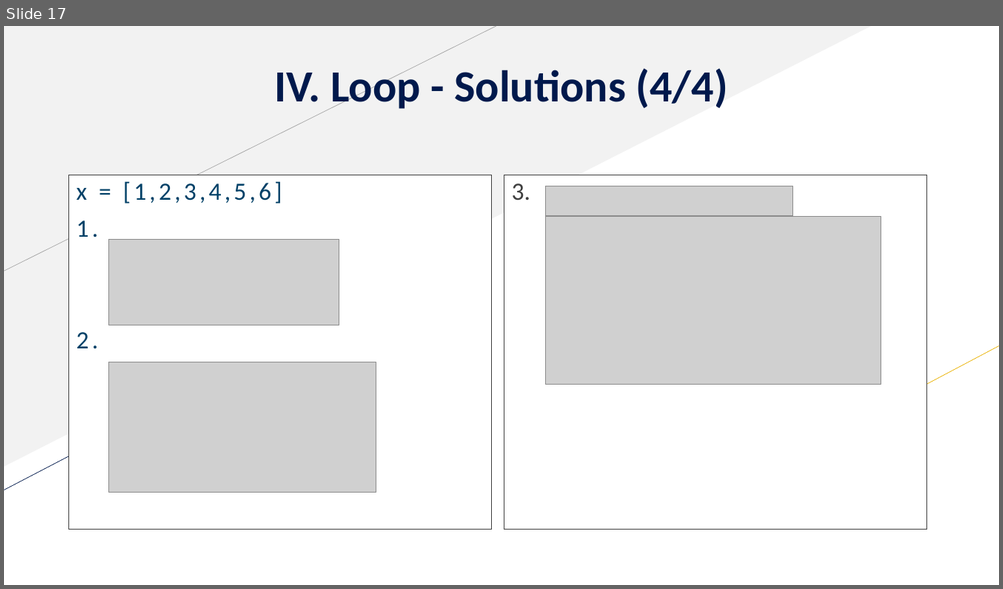
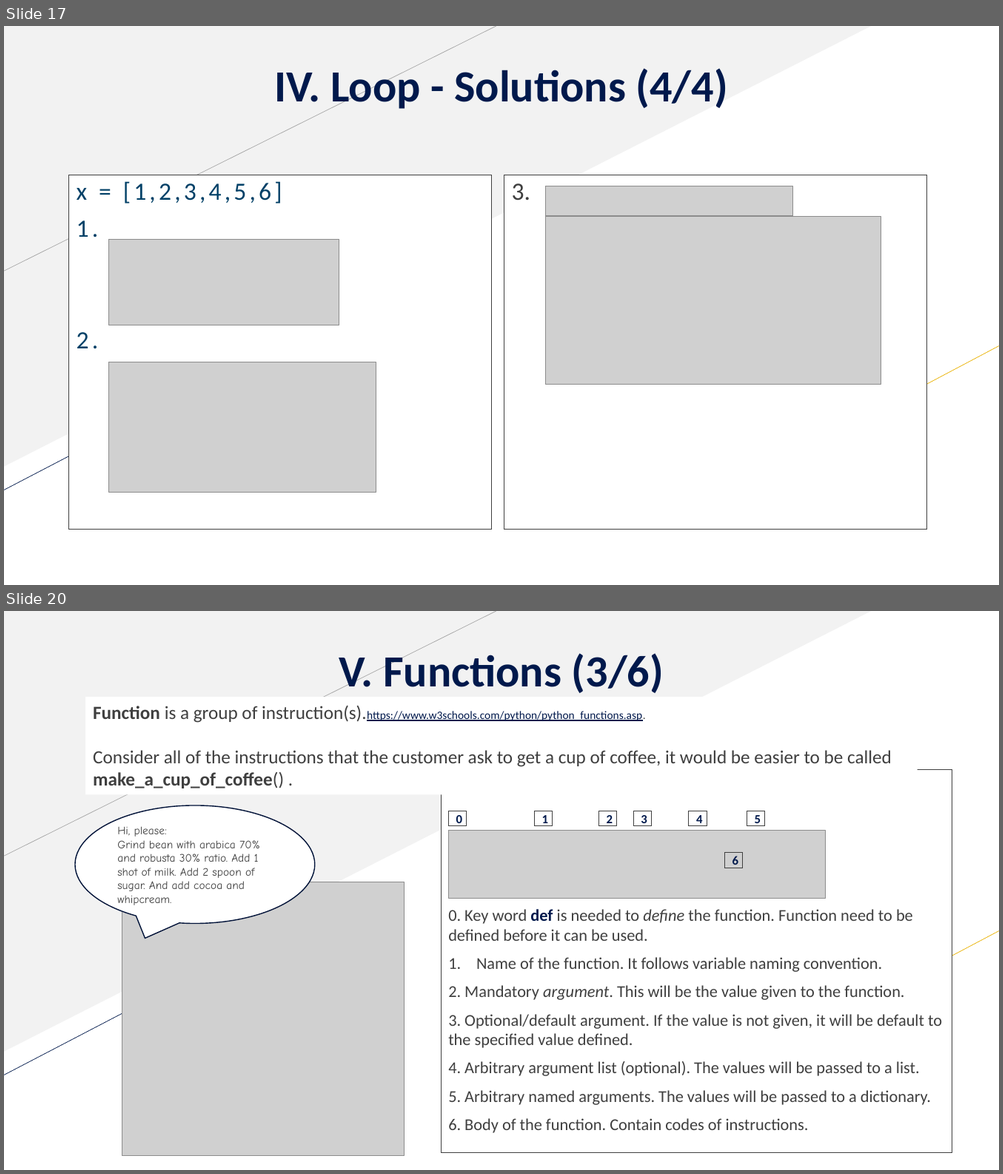
Before and after one commit to sgpy/foconnect, a slide deck: handouts/Python.pptx. Shown one above the other, each under a label of ours: slide 17 before the commit, slides 17 and 20 after it; the slides between them are not shown. The pictures are 1003x589 and 1003x1174 pixels, drawn with LibreOffice and Linux fonts; fonts in the diff are those of the drawing; grey boxes stand for pictures. Boxes give left, top, right and bottom in pixels: in the first picture for what was removed or moved away, otherwise in the second. Text is boxed around its words. In the diff, an @@ line names an element or a change of style, - is before the commit and + after.

Commit message:
Updated function modules

```diff
--- a/handouts/Python.pptx
+++ b/handouts/Python.pptx
@@ slide 20 added at [4, 611, 999, 1170], background #FFFFFF; not listed: 4 template elements that a slide beside it also shows @@
@@ text added at [339, 649, 663, 693], 43 pt, text #00194C, bold @@
+V. Functions (3/6)
@@ rectangle added at [85, 697, 917, 795], fill #FFFFFF, 18 pt, text #3F3F3F @@
+Function is a group of instruction(s).https://www.w3schools.com/python/python_functions.asp.
+Consider all of the instructions that the customer ask to get a cup of coffee, it would be easier to be called
+make_a_cup_of_coffee() .
@@ rectangle added at [441, 770, 952, 1153], fill #FFFFFF, outline #3F3F3F 0.75 pt, 16 pt, text #3F3F3F @@
+Structure of a function.
+0. Key word def is needed to define the function. Function need to be defined before it can be used.
+1. Name of the function. It follows variable naming convention.
+2. Mandatory argument. This will be the value given to the function.
+3. Optional/default argument. If the value is not given, it will be default to the specified value defined.
+4. Arbitrary argument list (optional). The values will be passed to a list.
+5. Arbitrary named arguments. The values will be passed to a dictionary.
+6. Body of the function. Contain codes of instructions.
@@ speech bubble added at [75, 806, 314, 923], fill #FFFFFF, outline #001238 1 pt, 11 pt, text #3F3F3F @@
+Hi, please:
+Grind bean with arabica 70% and robusta 30% ratio. Add 1 shot of milk. Add 2 spoon of sugar. And add cocoa and whipcream.
@@ picture added at [449, 830, 825, 898] @@
@@ rectangle added at [449, 811, 466, 826], outline #3F3F3F 0.75 pt, 12 pt, text #00194C, bold @@
+0
@@ rectangle added at [535, 811, 552, 826], outline #3F3F3F 0.75 pt, 12 pt, text #00194C, bold @@
+1
@@ rectangle added at [599, 811, 617, 826], outline #3F3F3F 0.75 pt, 12 pt, text #00194C, bold @@
+2
@@ rectangle added at [634, 811, 652, 826], outline #3F3F3F 0.75 pt, 12 pt, text #00194C, bold @@
+3
@@ rectangle added at [689, 811, 707, 826], outline #3F3F3F 0.75 pt, 12 pt, text #00194C, bold @@
+4
@@ rectangle added at [747, 811, 765, 826], outline #3F3F3F 0.75 pt, 12 pt, text #00194C, bold @@
+5
@@ rectangle added at [725, 853, 743, 869], outline #3F3F3F 0.75 pt, 12 pt, text #00194C, bold @@
+6
@@ picture added at [122, 882, 404, 1156] @@
```
Also in this commit, not shown: 4 slides changed, 1 other slide added, 1 other file.
